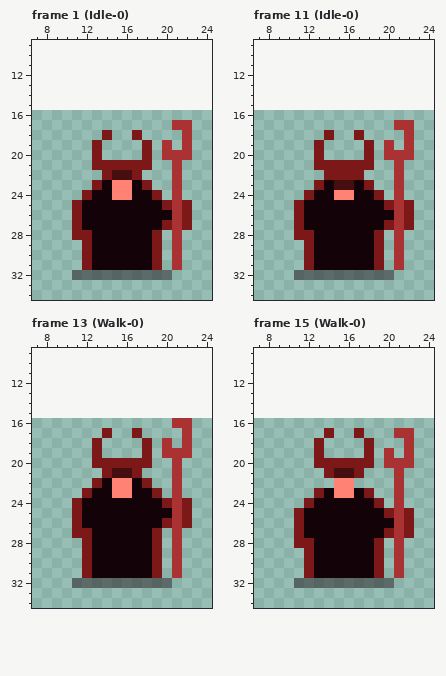
A pixel-art file gets an edit: SourceAssets/Source/Summoner.aseprite. Above, as it was before the edit.
32x32 pixels, 19 frames. Shown: frame 1 (Idle-0): x 7..24, y 9..34; frame 11 (Idle-0): x 7..24, y 9..34; frame 13 (Walk-0): x 7..24, y 9..34; frame 15 (Walk-0): x 7..24, y 9..34. The old version is drawn lined up with the new one, on the new canvas. The commit also changed other frames, which this record leaves out.
After:
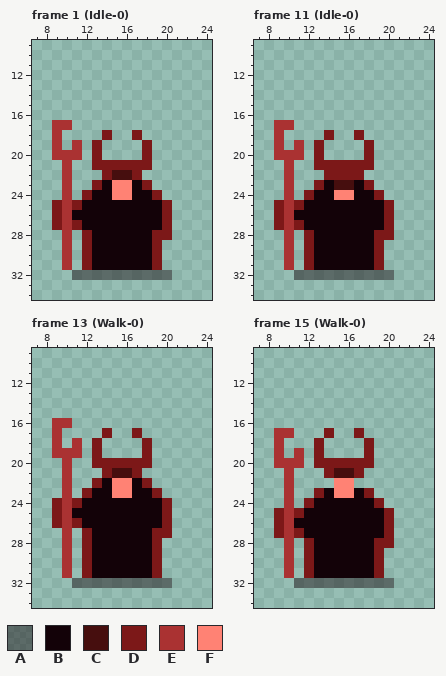
Palette (. is transparent): A #13020870  B #130208  C #460e0e  D #7c1818  E #aa3232  F #ff8274
Difference:
canvas 32x32 -> 32x64, the old top-left corner now at 0,16
Frame 1 (Idle-0):
Colour D gives way to colour B in row 26 at x 11.
The edit adds colour D in rows 25 to 27 at x 9; in row 28 at x 20.
Colour B gives way to colour D in row 26 at x 20.
The edit adds colour E in row 17 at x 9 to 10; in row 18 at x 9; in row 19 at x 9 and 11; in row 20 at x 9 to 11; in rows 21 to 31 at x 10.
Colour D is gone in rows 25 to 27 at x 22; in row 28 at x 11.
Colour E is gone in row 17 at x 21 to 22; in row 18 at x 22; in row 19 at x 20 and 22; in row 20 at x 20 to 22; in rows 21 to 31 at x 21.
Frame 11 (Idle-0): the same change as frame 1 (Idle-0)
Frame 13 (Walk-0):
Colour D gives way to colour B in row 25 at x 11.
The edit adds colour D in rows 24 to 26 at x 9; in row 27 at x 20.
Colour B gives way to colour D in row 25 at x 20.
The edit adds colour E in row 16 at x 9 to 10; in row 17 at x 9; in row 18 at x 9 and 11; in row 19 at x 9 to 11; in rows 20 to 31 at x 10.
Colour D is gone in rows 24 to 26 at x 22; in row 27 at x 11.
Colour E is gone in row 16 at x 21 to 22; in row 17 at x 22; in row 18 at x 20 and 22; in row 19 at x 20 to 22; in rows 20 to 31 at x 21.
Frame 15 (Walk-0): the same change as frame 1 (Idle-0)
